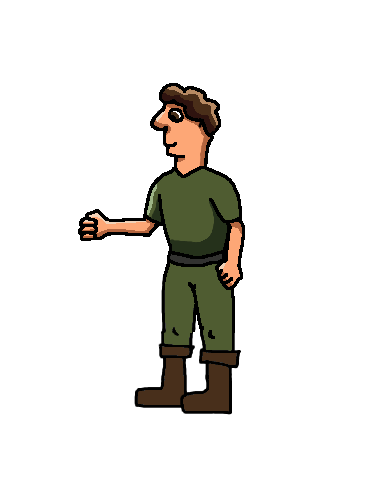
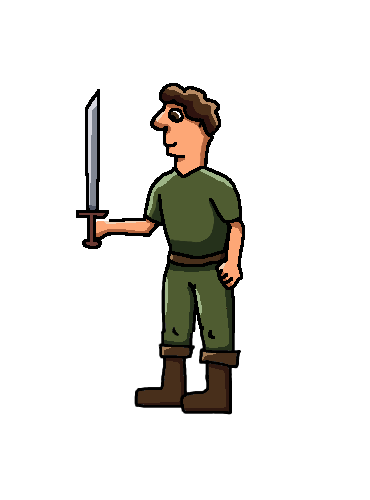
Revision of a layered 370px x 500px image; what changed, layer by layer:
painted on "left arm" over <box>216,177,233,188</box>
painted on "left tigh" over <box>195,289,232,335</box>
painted on "left leg" over <box>184,327,232,411</box>
painted on "Body" over <box>157,169,233,291</box>
painted on "Head" over <box>169,147,192,394</box>
painted on "right tigh" over <box>165,277,199,333</box>
painted on "right leg" over <box>138,329,190,405</box>
hid "right palm" over <box>78,209,109,241</box>
showed "sword", painted on it over <box>76,89,109,249</box>
